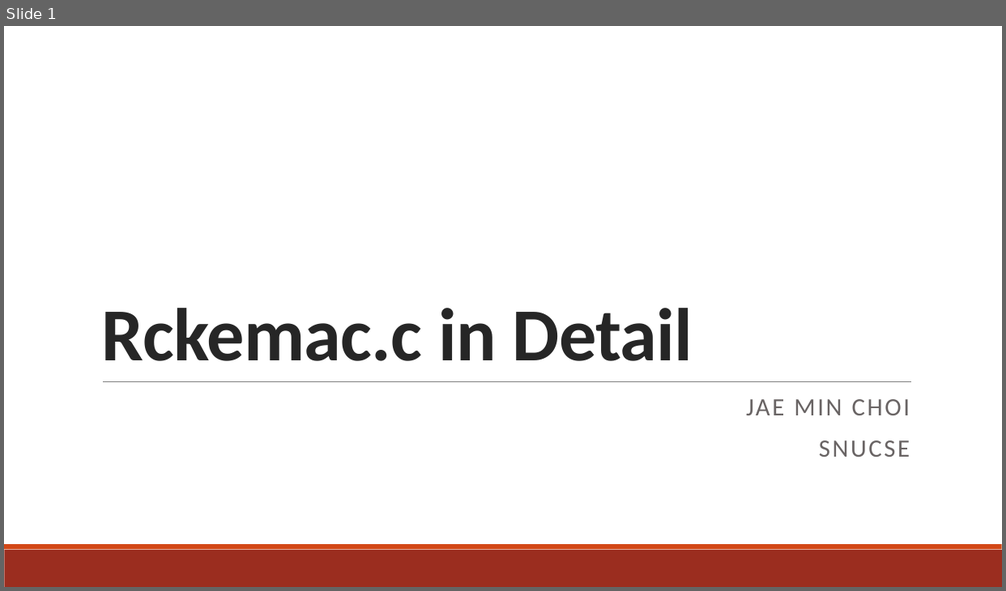
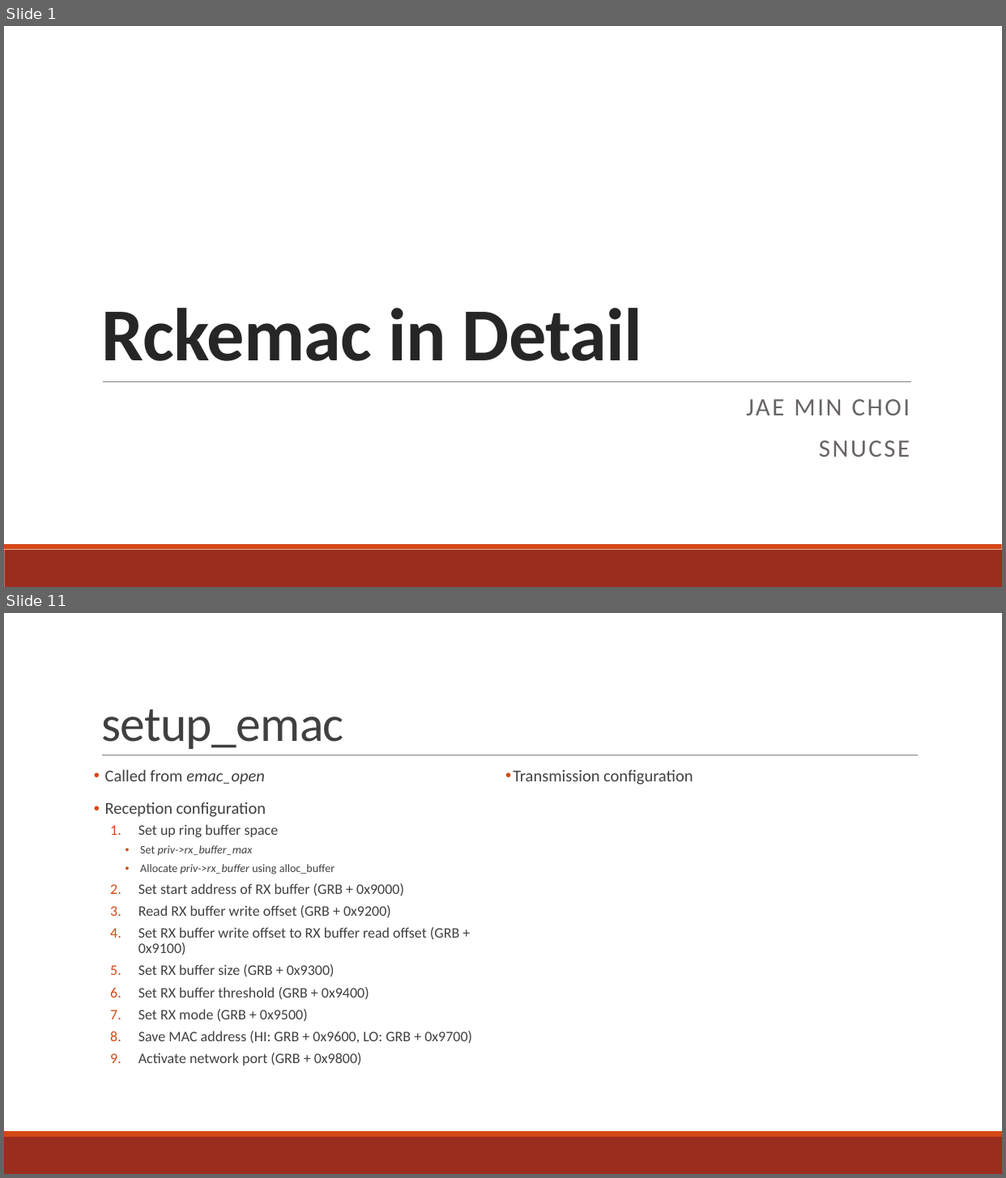
Before and after one commit to minitu/urop_priv, a slide deck: rckemac_detailed.pptx. Shown one above the other, each under a label of ours: slide 1 before the commit, slides 1 and 11 after it; the slides between them are not shown. The pictures are 1006x591 and 1006x1178 pixels, drawn with LibreOffice and Linux fonts; fonts in the diff are those of the drawing. Boxes give left, top, right and bottom in pixels: in the first picture for what was removed or moved away, otherwise in the second. Text is boxed around its words. In the diff, an @@ line names an element or a change of style, - is before the commit and + after.

Commit message:
Need to finish setup_emac TX

```diff
--- a/rckemac_detailed.pptx
+++ b/rckemac_detailed.pptx
@@ slide 11 added at [4,613,1002,1174], background #FFFFFF; not listed: 2 template elements that a slide beside it also shows @@
@@ title added at [101,709,344,749], 48 pt, text #404040 @@
+setup_emac
@@ line added from (102, 756) to (918, 756), #808080 0.5 pt @@
@@ text added at [105,769,692,1066], 14 pt, text #404040 @@
+• Called from emac_open
+• Reception configuration
+  1. Set up ring buffer space
+    • Set priv->rx_buffer_max
+    • Allocate priv->rx_buffer using alloc_buffer
+  2. Set start address of RX buffer (GRB + 0x9000)
+  3. Read RX buffer write offset (GRB + 0x9200)
+  4. Set RX buffer write offset to RX buffer read offset (GRB + 0x9100)
+  5. Set RX buffer size (GRB + 0x9300)
+  6. Set RX buffer threshold (GRB + 0x9400)
+  7. Set RX mode (GRB + 0x9500)
+  8. Save MAC address (HI: GRB + 0x9600, LO: GRB + 0x9700)
+  9. Activate network port (GRB + 0x9800)
+• Transmission configuration
@@ slide 1 changed as well @@
@@ title at [101,308,642,361]: text changed @@
-Rckemac.c in Detail
+Rckemac in Detail
```
Also in this commit, not shown: 1 other slide changed, 9 other slides added, 2 slides removed, 1 other file.
